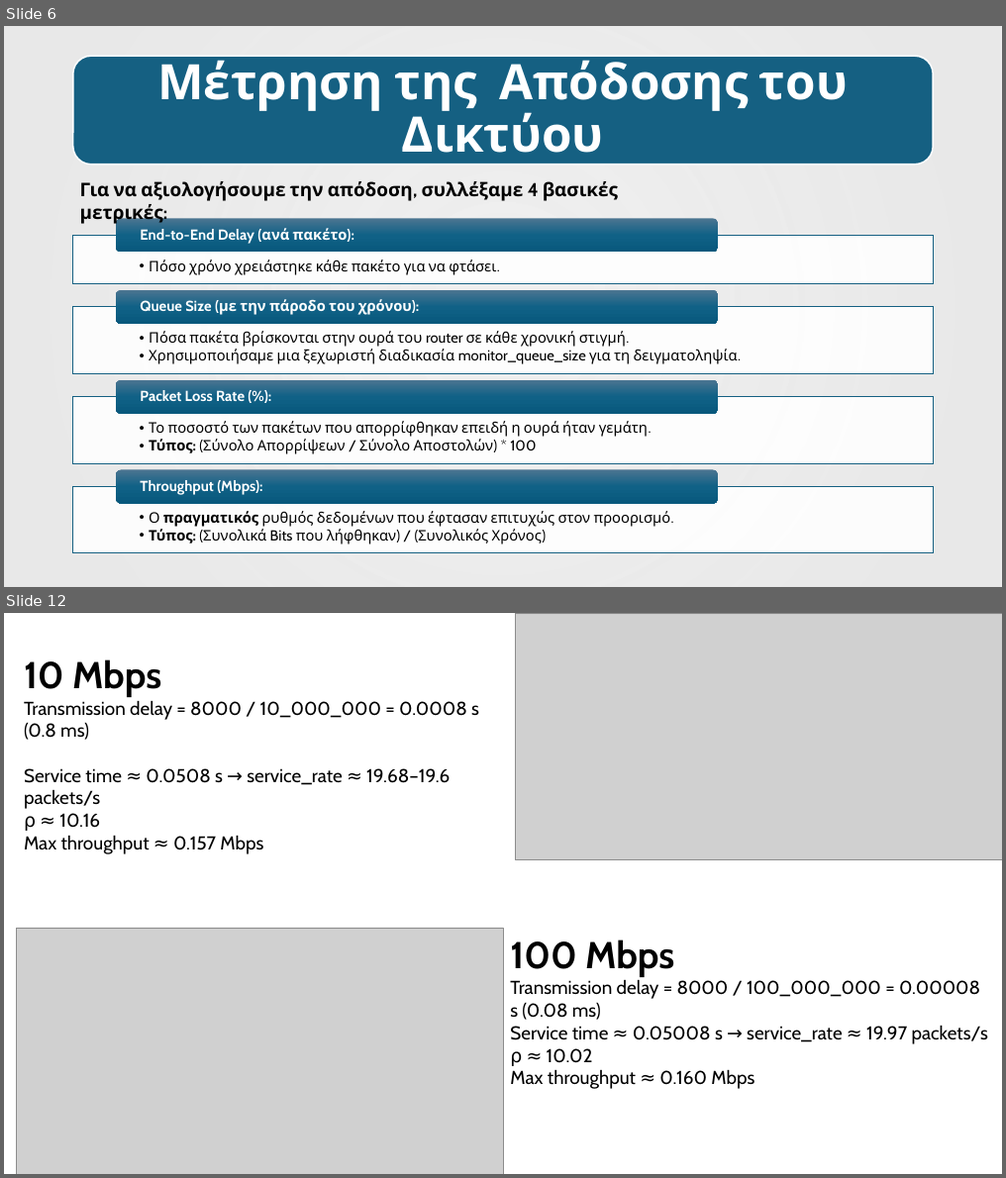
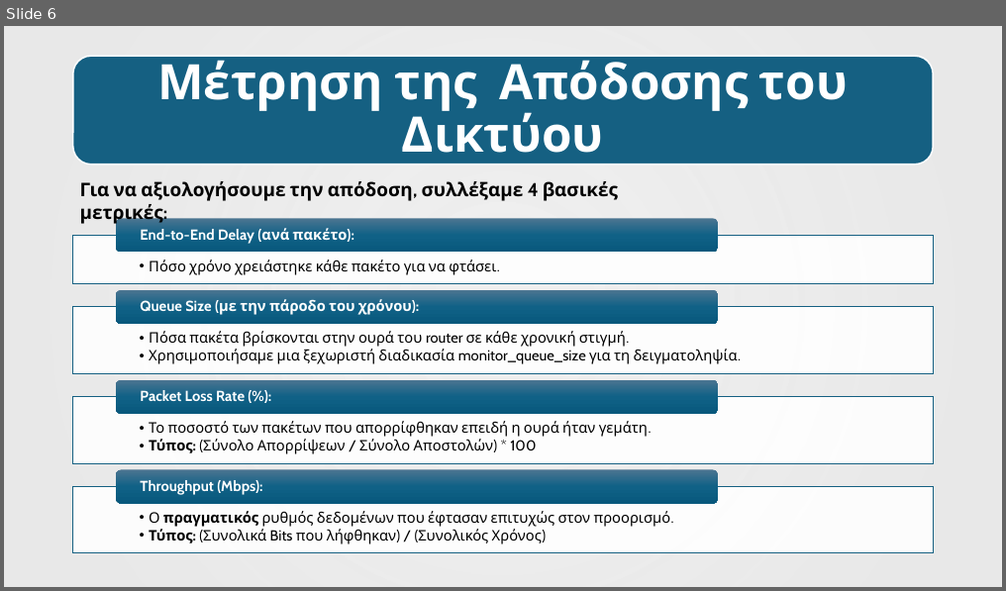
Before and after one commit to AlexandrosChal/Event-driven-network-simulation-in-Python-and-SimPy, a slide deck: Παρουσίαση.pptx. Shown one above the other, each under a label of ours: slides 6 and 12 before the commit, slide 6 after it; the slides between them are not shown. The pictures are 1006x1178 and 1006x591 pixels, drawn with LibreOffice and Linux fonts; fonts in the diff are those of the drawing; grey boxes stand for pictures; background and template pictures are left out. Boxes give left, top, right and bottom in pixels: in the first picture for what was removed or moved away, otherwise in the second. Text is boxed around its words. In the diff, an @@ line names an element or a change of style, - is before the commit and + after.

```diff
--- a/Παρουσίαση.pptx
+++ b/Παρουσίαση.pptx
@@ slide 12 removed at bbox=[4, 613, 1002, 1174], background #FFFFFF @@
@@ picture removed at bbox=[515, 613, 1002, 860] @@
@@ text removed at bbox=[24, 660, 479, 855] @@
-10 Mbps
-Transmission delay = 8000 / 10_000_000 = 0.0008 s (0.8 ms)
-Service time ≈ 0.0508 s → service_rate ≈ 19.68–19.6 packets/s
-ρ ≈ 10.16
-Max throughput ≈ 0.157 Mbps
@@ picture removed at bbox=[17, 928, 503, 1174] @@
@@ text removed at bbox=[510, 940, 988, 1089] @@
-100 Mbps
-Transmission delay = 8000 / 100_000_000 = 0.00008 s (0.08 ms)
-Service time ≈ 0.05008 s → service_rate ≈ 19.97 packets/s
-ρ ≈ 10.02
-Max throughput ≈ 0.160 Mbps
```
Also in this commit, not shown: 4 slides changed, 7 slides added, 5 other slides removed, 1 other file.
